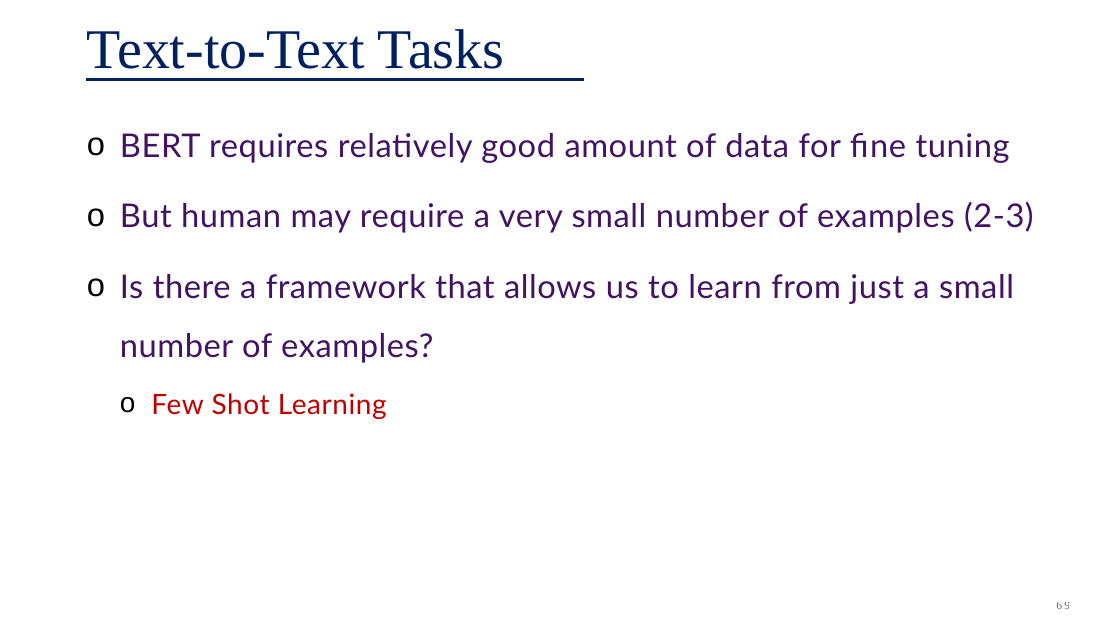
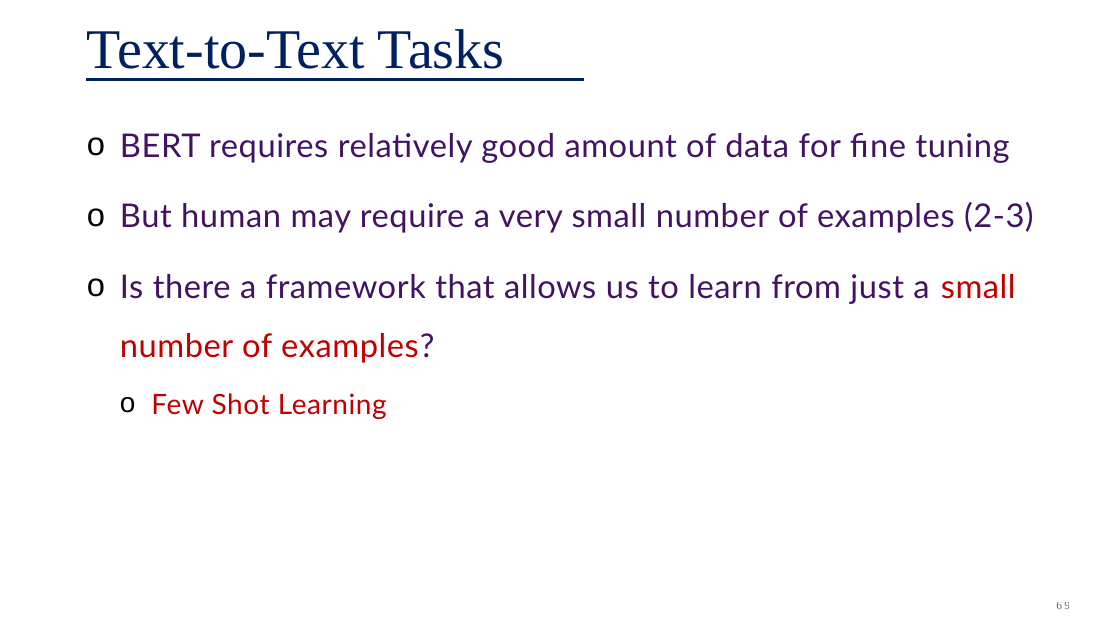
Before and after one commit to plaban/fllm-aut25, a slide deck: slide 69 of assets/class_notes/04b. LLM-Architectures.pptx. Drawn at 1120x630 pixels with LibreOffice and Linux fonts; fonts in the diff are those of the drawing. Boxes give left, top, right and bottom in pixels: in the first picture for what was removed or moved away, otherwise in the second. Text is boxed around its words. In the diff, an @@ line names an element or a change of style, - is before the commit and + after.

```diff
--- a/assets/class_notes/04b. LLM-Architectures.pptx
+++ b/assets/class_notes/04b. LLM-Architectures.pptx
@@ text at [120, 274, 1016, 363]: text colour #421363 to #C00000 in "small number of examples?" @@
```
Also in this commit, not shown: 9 other slides changed, 4 slides added, 1 slide removed, 2 other files.
